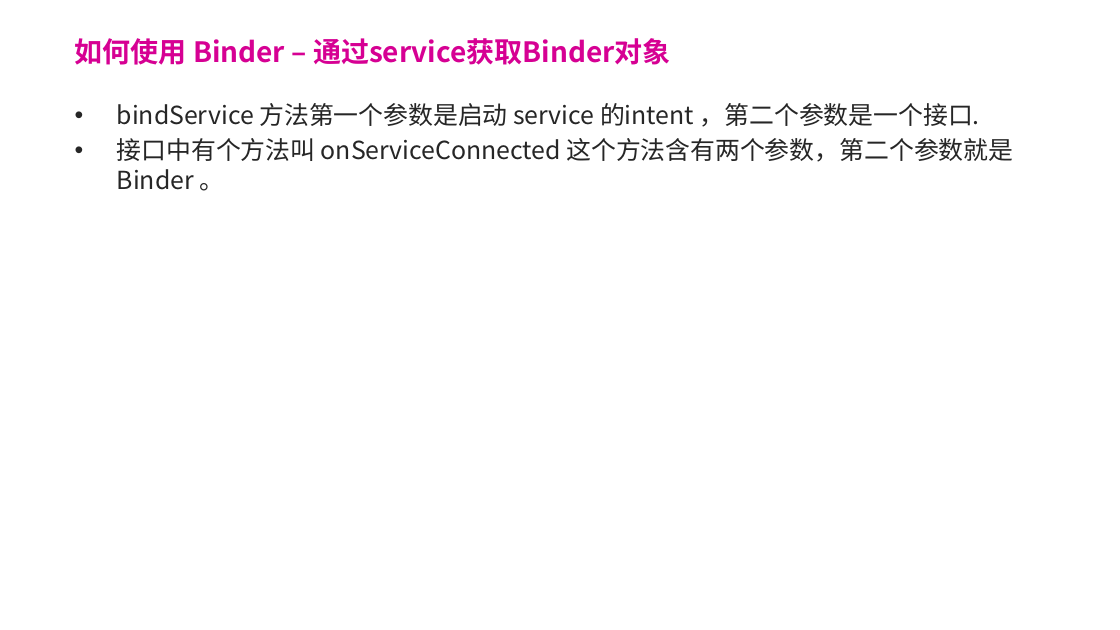
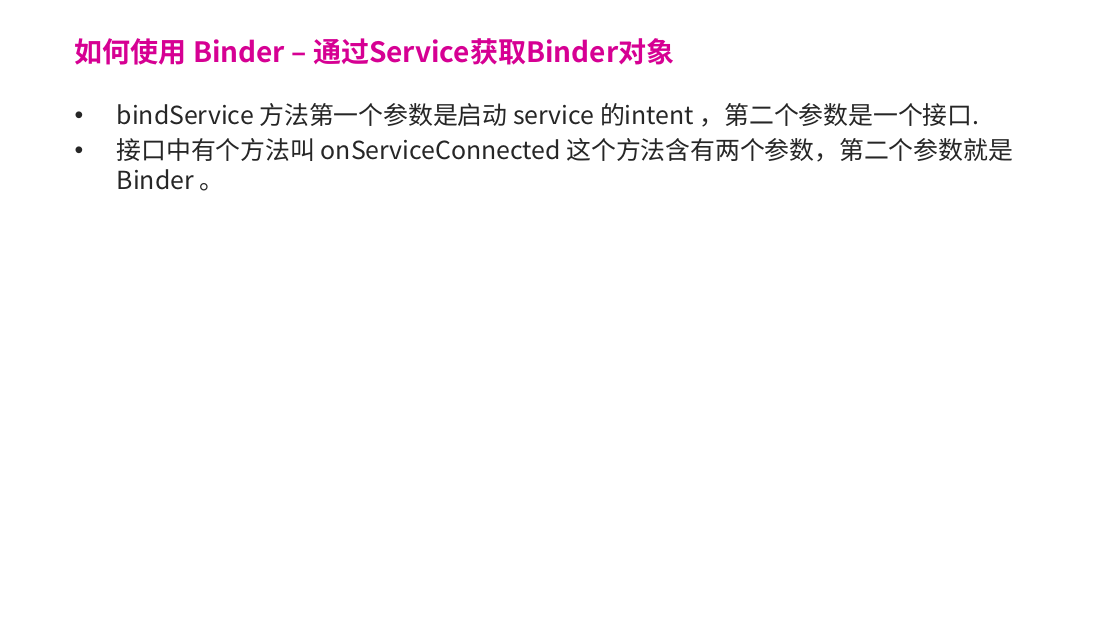
Before and after one commit to forsail/Study, a slide deck: slide 19 of notes/binder/binder简介.pptx. Drawn at 1120x630 pixels with LibreOffice and Linux fonts; fonts in the diff are those of the drawing; background and template pictures are left out. Boxes give left, top, right and bottom in pixels: in the first picture for what was removed or moved away, otherwise in the second. Text is boxed around its words. In the diff, an @@ line names an element or a change of style, - is before the commit and + after.

Commit message:
[ binder]完成ppt

```diff
--- a/notes/binder/binder简介.pptx
+++ b/notes/binder/binder简介.pptx
@@ title at (75, 38, 674, 65): text changed @@
-如何使用 Binder – 通过service获取Binder对象
+如何使用 Binder – 通过Service获取Binder对象
```
Also in this commit, not shown: 2 other slides changed, 10 slides added, 1 other file.
